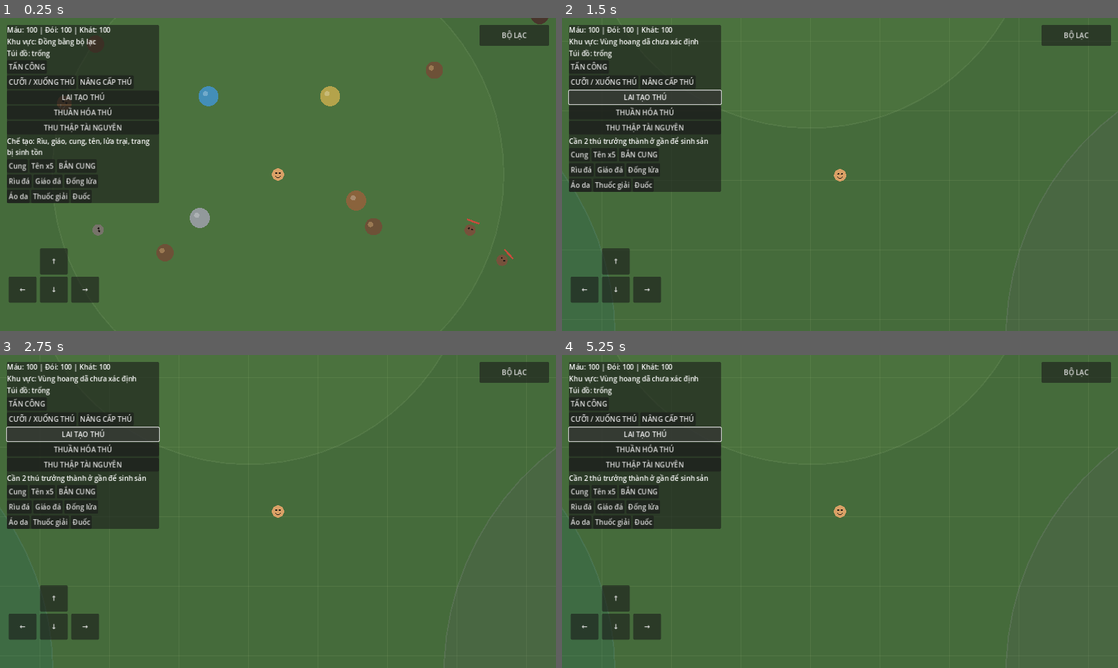
Above: before the commit, frames 1-4 (two rows, left to right).
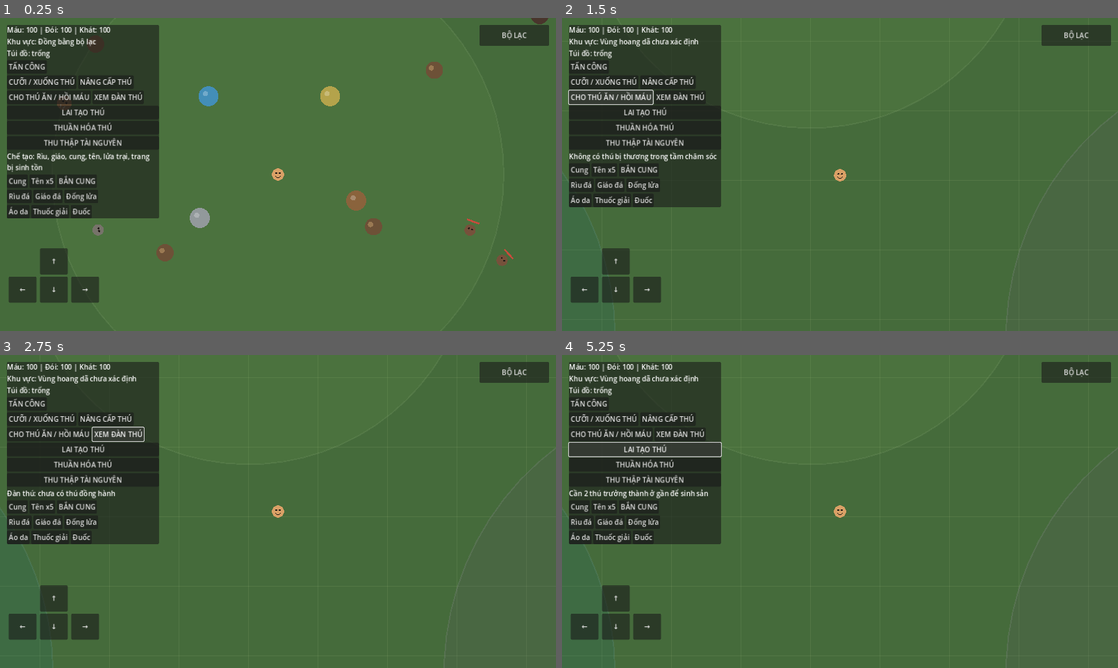
Above: after the commit, the same moments.

Repository: khanhhkt8-hub/Bo-Lac-Tien-Su.
Game: Godot game, scene res://Scenes/Main.tscn
The game is run twice, just before and just after one commit, with the same random seed, the same clock (stepped at 60 frames per second) and the same inputs.
Inputs (mouse positions are in pixels of both pictures, inside the frame that each line leads up to):
- Up to frame 1 (0.25 s): no input
- Up to frame 2 (1.5 s): click (612, 143) at 0.5 s, where only the run after the commit has a clickable "CHO THÚ ĂN / HỒI MÁU"; click (612, 96) at 1.25 s, where only the run after the commit has a clickable "CHO THÚ ĂN / HỒI MÁU"
- Up to frame 3 (2.75 s): click (116, 433) at 2 s, where only the run after the commit has a clickable "XEM ĐÀN THÚ"
- Up to frame 4 (5.25 s): click "TẤN CÔNG" at 2.75 s; click "CƯỠI / XUỐNG THÚ" at 3.5 s; click "NÂNG CẤP THÚ" at 4.25 s; click "LAI TẠO THÚ" at 5 s

The runs differ from the first frame. In frame 1, 3.3% of the frame differs, in the area x 1-29%, y 23-64%; in frame 2, 3.3%; in frame 3, 3.2%; in frame 4, 3.6%, in the area x 1-29%, y 22-61%.

Commit message:
Add animal care and herd management HUD controls

Diff:
--- a/Scripts/UI/SurvivalHUD.gd
+++ b/Scripts/UI/SurvivalHUD.gd
@@ -46,6 +46,16 @@
 	upgrade_button.text = "NÂNG CẤP THÚ"
 	upgrade_button.pressed.connect(_on_upgrade_companion_pressed)
 	mount_row.add_child(upgrade_button)
+	var care_row := HBoxContainer.new()
+	column.add_child(care_row)
+	var feed_button := Button.new()
+	feed_button.text = "CHO THÚ ĂN / HỒI MÁU"
+	feed_button.pressed.connect(_on_feed_companion_pressed)
+	care_row.add_child(feed_button)
+	var herd_button := Button.new()
+	herd_button.text = "XEM ĐÀN THÚ"
+	herd_button.pressed.connect(_on_herd_summary_pressed)
+	care_row.add_child(herd_button)
 	var breed_button := Button.new()
 	breed_button.text = "LAI TẠO THÚ"
 	breed_button.pressed.connect(_on_breed_companions_pressed)
@@ -234,3 +244,12 @@
 func _on_breed_companions_pressed() -> void:
 	if _player != null and _player.has_method("breed_nearby_companions"):
 		_craft_status.text = _player.breed_nearby_companions()
+
+
+func _on_feed_companion_pressed() -> void:
+	if _player != null and _player.has_method("feed_nearby_companion"):
+		_craft_status.text = _player.feed_nearby_companion()
+
+func _on_herd_summary_pressed() -> void:
+	if _player != null and _player.has_method("get_companion_herd_summary"):
+		_craft_status.text = _player.get_companion_herd_summary()
